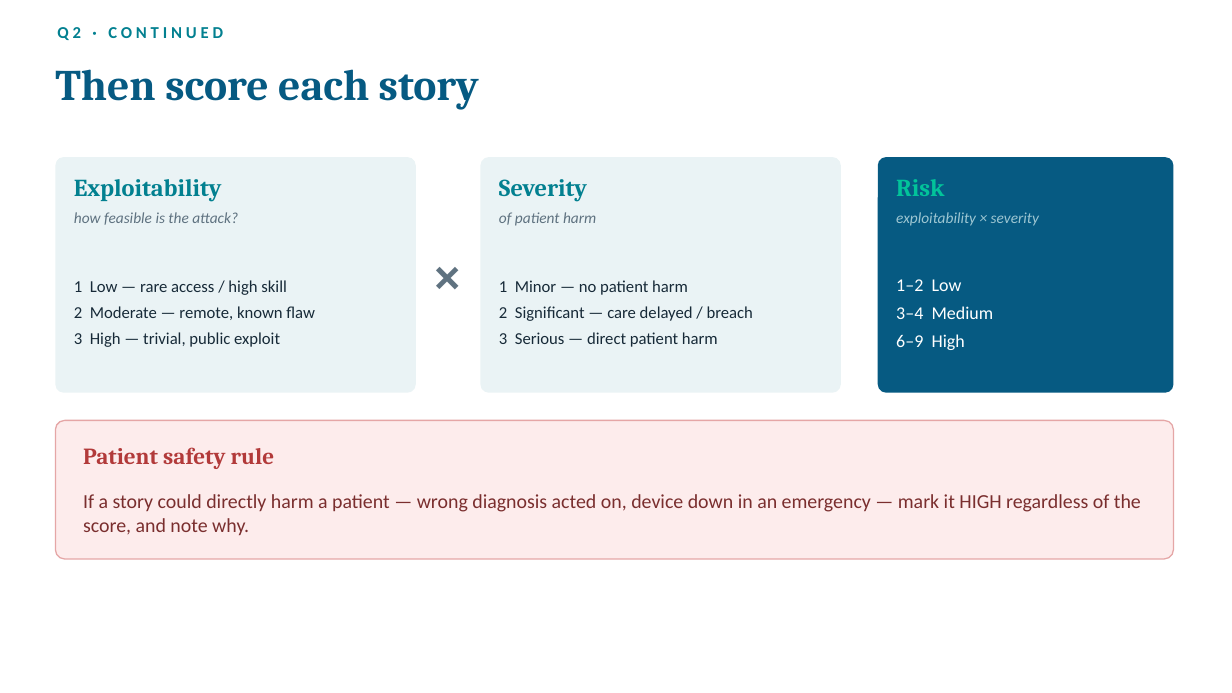
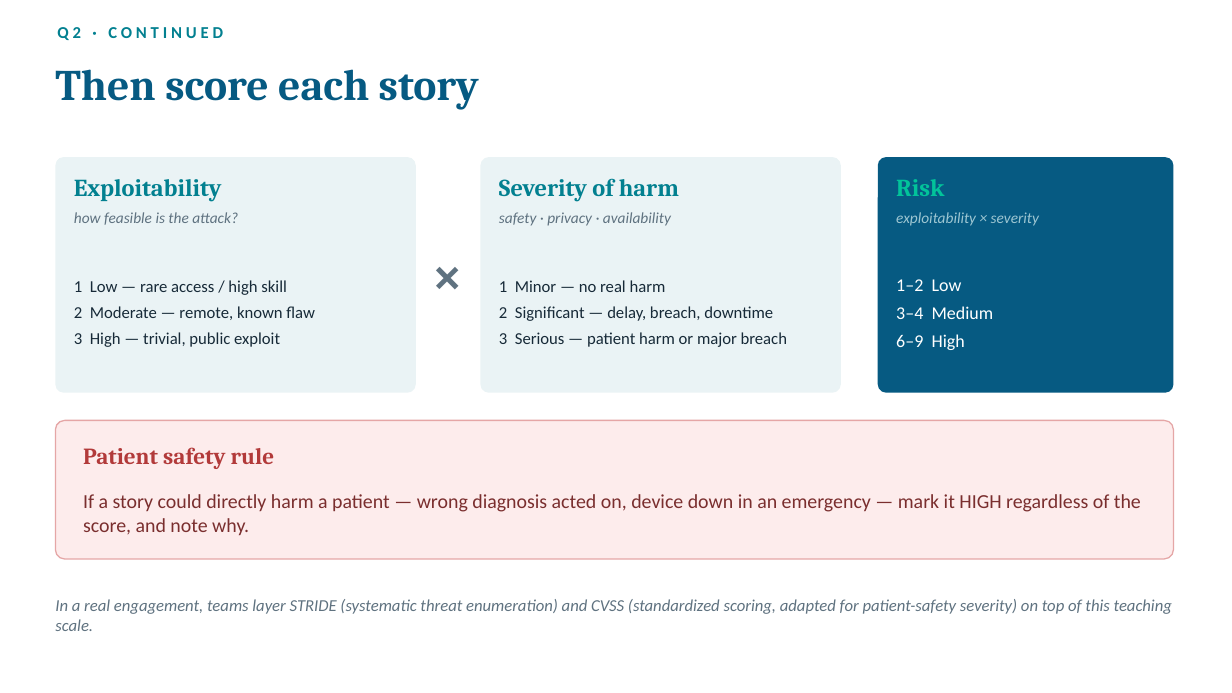
Before and after one commit to futik/threat-modeling-workshop, a slide deck: slide 11 of slides/workshop-intro-slides.pptx. Drawn at 1232x693 pixels with LibreOffice and Linux fonts; fonts in the diff are those of the drawing. Boxes give left, top, right and bottom in pixels: in the first picture for what was removed or moved away, otherwise in the second. Text is boxed around its words. In the diff, an @@ line names an element or a change of style, - is before the commit and + after.

```diff
--- a/slides/workshop-intro-slides.pptx
+++ b/slides/workshop-intro-slides.pptx
@@ text at (x1=499, y1=178, x2=679, y2=202): text changed @@
-Severity
+Severity of harm
@@ text at (x1=499, y1=212, x2=671, y2=226): text changed @@
-of patient harm
+safety · privacy · availability
@@ text at (x1=499, y1=280, x2=787, y2=347): text changed @@
-1 Minor — no patient harm
-2 Significant — care delayed / breach
-3 Serious — direct patient harm
+1 Minor — no real harm
+2 Significant — delay, breach, downtime
+3 Serious — patient harm or major breach
@@ text added at (x1=55, y1=599, x2=1172, y2=631), 13 pt, text #5F7280, italic @@
+In a real engagement, teams layer STRIDE (systematic threat enumeration) and CVSS (standardized scoring, adapted for patient-safety severity) on top of this teaching scale.
```
Also in this commit, not shown: 1 other slide changed, 7 other files.
